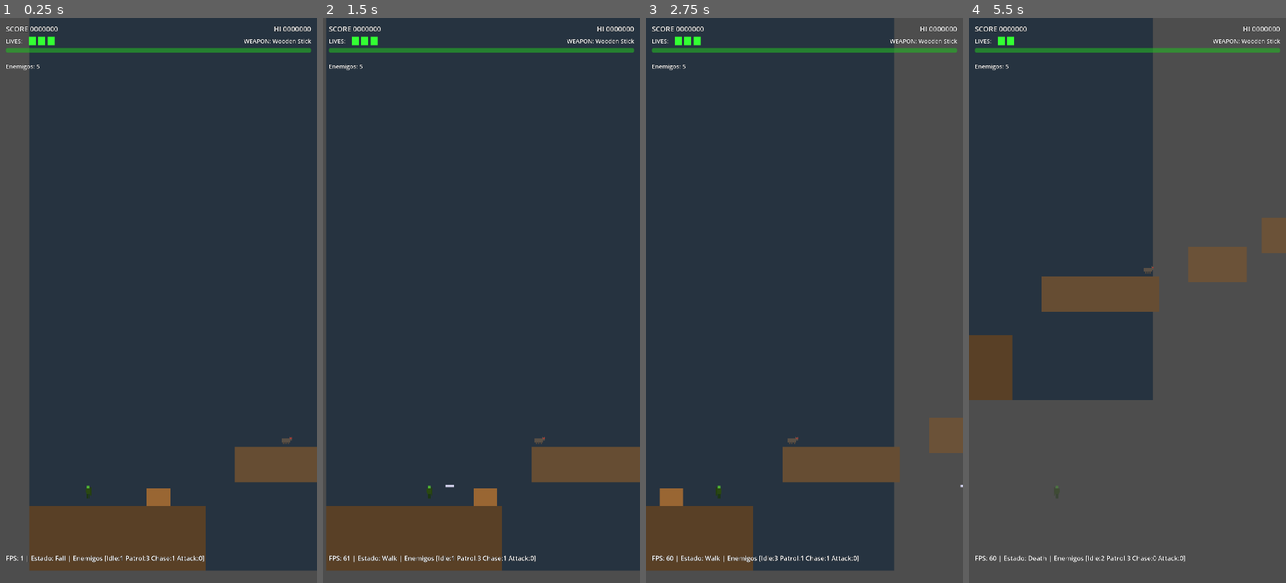
Above: before the commit, frames 1-4 (left to right).
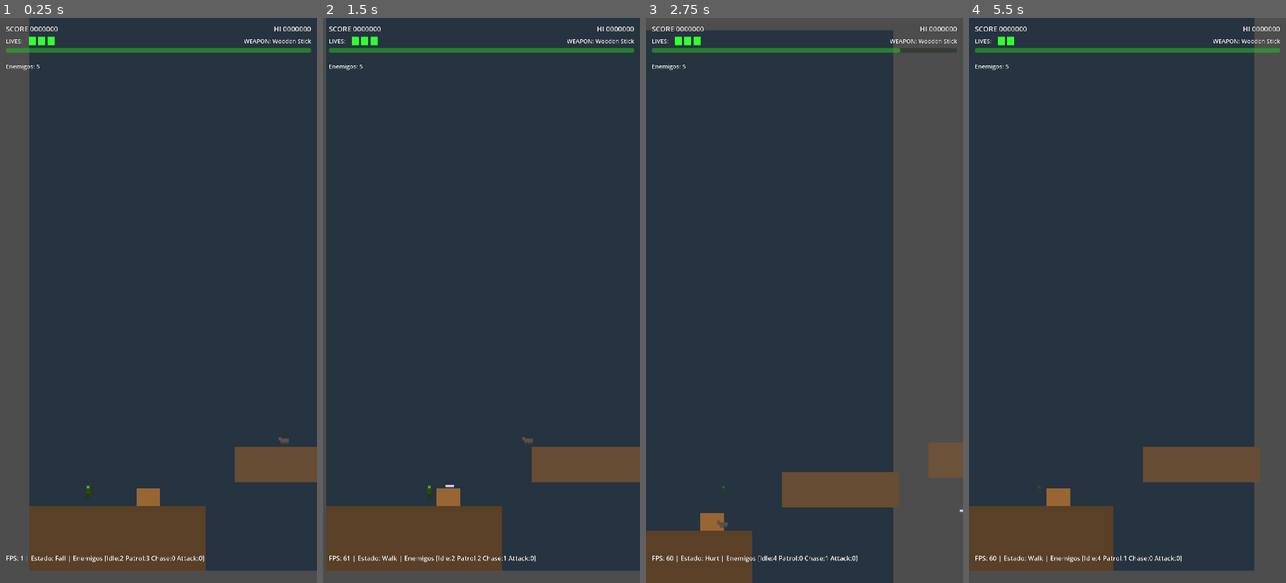
Above: after the commit, the same moments.

Repository: juanrafernandez/pilgrim
Game: Godot game, scene res://scenes/main/test_scene_enemies.tscn
The game is run twice, just before and just after one commit, with the same random seed, the same clock (stepped at 60 frames per second) and the same inputs. This scene is started directly instead of the project's main scene.
Inputs:
- Up to frame 1 (0.25 s): no input
- Up to frame 2 (1.5 s): tap Enter (ui_accept) at 0.5 s; hold Right (move_right) from 0.53 s (still down); tap S (attack) at 0.6 s; tap A (jump) at 0.77 s; tap W (special) at 1.35 s
- Up to frame 3 (2.75 s): tap A (jump) at 1.52 s; release Right (move_right) at 2.03 s; hold Left (move_left) from 2.03 s (still down); tap S (attack) at 2.1 s
- Up to frame 4 (5.5 s): release Left (move_left) at 2.78 s; hold Right (move_right) 2.78-4.28 s; tap W (special) at 2.85, 4.35 s; tap A (jump) at 3.02, 3.77, 4.52 s; tap S (attack) at 3.6, 5.1 s; hold Left (move_left) 4.28-5.03 s; hold Right (move_right) from 5.03 s (still down)

The runs differ from the first frame. In frame 1, 0.2% of the frame differs, in the area x 37-93%, y 74-97%; in frame 2, 0.5%; in frame 3, 10%; in frame 4, 53%, in the area x 0-100%, y 0-98%.
Error before the commit: Trying to assign value of type 'Sprite2D' to a variable of type 'ColorRect'. (res://scripts/enemies/enemy.gd:62)
Error after the commit: Trying to assign value of type 'ColorRect' to a variable of type 'Sprite2D'. (res://scripts/enemies/enemy.gd:62)

Commit message:
fix: change sprite type from ColorRect to Sprite2D in enemy and npc classes
Updated sprite type declarations and changed .color to .modulate:
- enemy.gd: sprite type ColorRect -> Sprite2D
- npc.gd: sprite type ColorRect -> Sprite2D and .color -> .modulate

Diff:
--- a/scripts/enemies/enemy.gd
+++ b/scripts/enemies/enemy.gd
@@ -59,7 +59,7 @@
 var attack_timer: float = 0.0
 
 # Nodes (to be set by child classes or scene)
-@onready var sprite: ColorRect = $Sprite if has_node("Sprite") else null
+@onready var sprite: Sprite2D = $Sprite if has_node("Sprite") else null
 @onready var collision_shape: CollisionShape2D = $CollisionShape2D
 @onready var detection_area: Area2D = $DetectionArea if has_node("DetectionArea") else null
 
--- a/scripts/npcs/npc.gd
+++ b/scripts/npcs/npc.gd
@@ -42,7 +42,7 @@
 var player_ref: Player = null
 
 # Nodes
-@onready var sprite: ColorRect = $Sprite if has_node("Sprite") else null
+@onready var sprite: Sprite2D = $Sprite if has_node("Sprite") else null
 @onready var interaction_area: Area2D = $InteractionArea if has_node("InteractionArea") else null
 @onready var prompt_label: Label = $InteractionPrompt if has_node("InteractionPrompt") else null
 
@@ -73,13 +73,13 @@
 
 	match npc_type:
 		NPCType.MONK:
-			sprite.color = Color(0.4, 0.2, 0.1)  # Brown robes
+			sprite.modulate = Color(0.4, 0.2, 0.1)  # Brown robes
 		NPCType.PILGRIM:
-			sprite.color = Color(0.6, 0.6, 0.4)  # Tan clothes
+			sprite.modulate = Color(0.6, 0.6, 0.4)  # Tan clothes
 		NPCType.MERCHANT:
-			sprite.color = Color(0.8, 0.6, 0.2)  # Gold/yellow
+			sprite.modulate = Color(0.8, 0.6, 0.2)  # Gold/yellow
 		NPCType.ELDER:
-			sprite.color = Color(0.5, 0.5, 0.5)  # Gray robes
+			sprite.modulate = Color(0.5, 0.5, 0.5)  # Gray robes
 
 	# Hide interaction prompt initially
 	if prompt_label:
